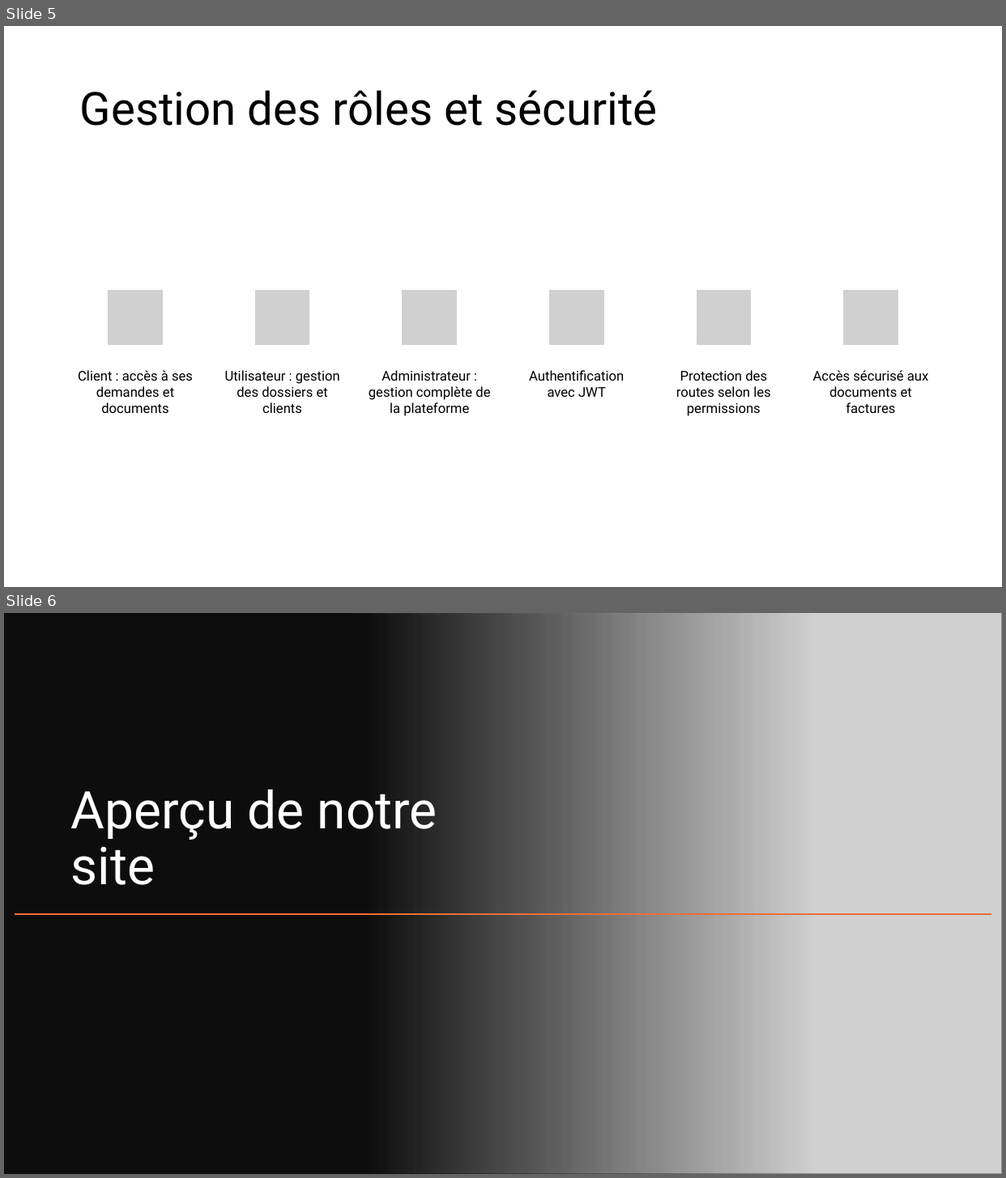
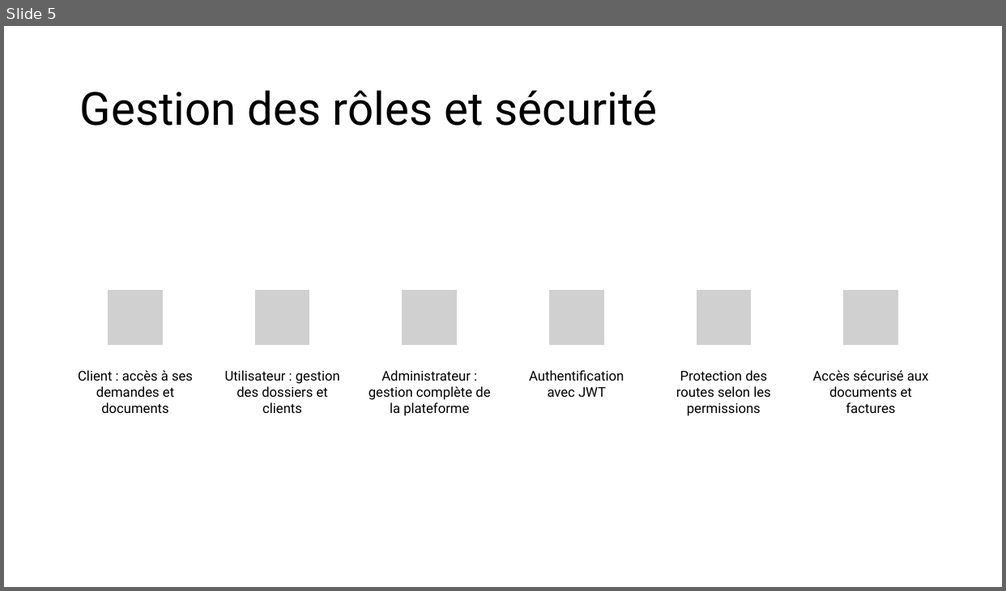
Before and after one commit to xpelletier07/Projet_Site_Immigration, a slide deck: Mandats/Mandat_3/Présentation.pptx. Shown one above the other, each under a label of ours: slides 5 and 6 before the commit, slide 5 after it. The pictures are 1006x1178 and 1006x591 pixels, drawn with LibreOffice and Linux fonts; fonts in the diff are those of the drawing; grey boxes stand for pictures. Boxes give left, top, right and bottom in pixels: in the first picture for what was removed or moved away, otherwise in the second. Text is boxed around its words. In the diff, an @@ line names an element or a change of style, - is before the commit and + after.

```diff
--- a/Mandats/Mandat_3/Présentation.pptx
+++ b/Mandats/Mandat_3/Présentation.pptx
@@ slide 6 removed at box(4, 613, 1002, 1174), background #FFFFFF @@
@@ rectangle removed at box(4, 613, 1002, 1174) @@
@@ rectangle removed at box(4, 613, 1002, 1174) @@
@@ picture removed at box(355, 613, 1002, 1174) @@
@@ title removed at box(71, 790, 437, 885) @@
-Aperçu de notre site
@@ line removed from (991, 914) to (15, 914) @@
```
Also in this commit, not shown: 15 slides changed, 16 other slides removed.
